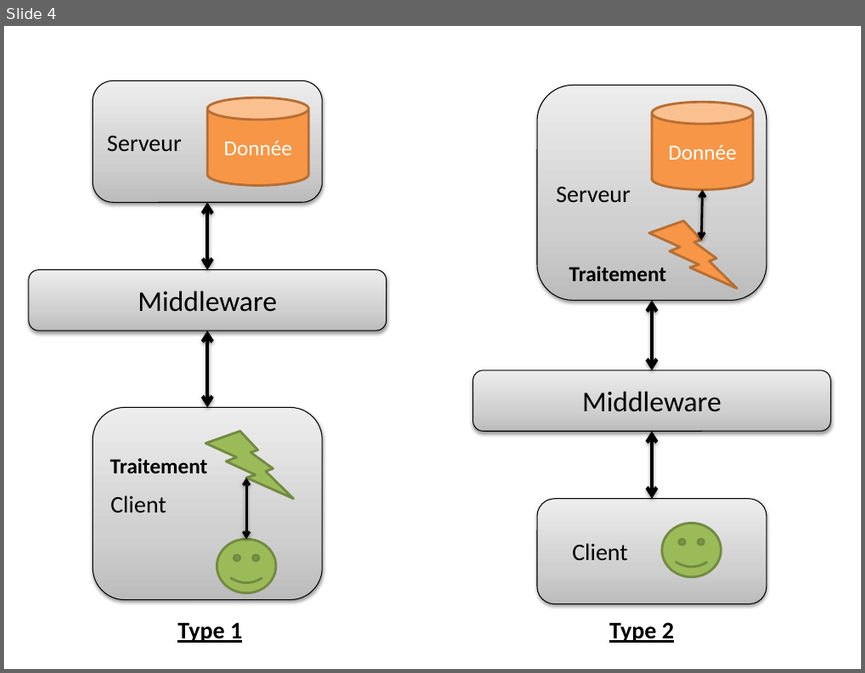
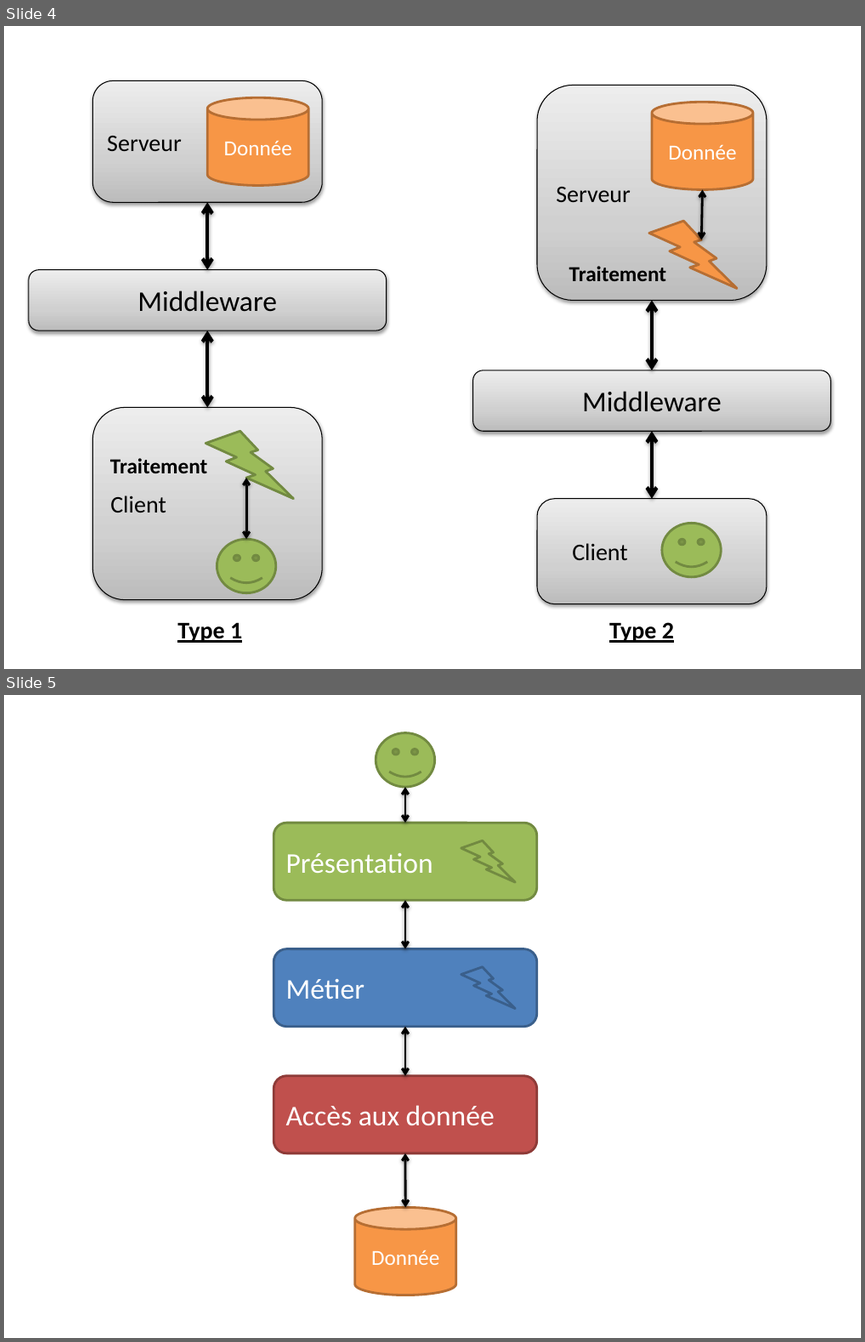
Before and after one commit to dduportal/dduportal.github.io, a slide deck: cours/ensg-asi-2014/src/raws/img_gen.pptx. Shown one above the other, each under a label of ours: slide 4 before the commit, slides 4 and 5 after it. The pictures are 865x673 and 865x1342 pixels, drawn with LibreOffice and Linux fonts; fonts in the diff are those of the drawing. Boxes give left, top, right and bottom in pixels: in the first picture for what was removed or moved away, otherwise in the second. Text is boxed around its words. In the diff, an @@ line names an element or a change of style, - is before the commit and + after.

Commit message:
[ENSG ASI 2014] Reorg

```diff
--- a/cours/ensg-asi-2014/src/raws/img_gen.pptx
+++ b/cours/ensg-asi-2014/src/raws/img_gen.pptx
@@ slide 5 added at box(4, 695, 861, 1338), background #FFFFFF @@
@@ smiley face added at box(375, 732, 435, 787), fill #9BBB59, outline #738A42 2 pt @@
@@ double arrow added from (405, 787) to (405, 823), #000000 2 pt @@
@@ rounded rectangle added at box(274, 823, 537, 900), fill #9BBB59, outline #738A42 2 pt, 24 pt, text #FFFFFF @@
+Présentation
@@ lightning bolt added at box(460, 840, 515, 882), fill #9BBB59, outline #738A42 2 pt @@
@@ double arrow added from (405, 900) to (405, 948), #000000 2 pt @@
@@ rounded rectangle added at box(274, 948, 537, 1026), fill #4F81BD, outline #3A5F8C 2 pt, 24 pt, text #FFFFFF @@
+Métier
@@ lightning bolt added at box(460, 967, 515, 1008), fill #4F81BD, outline #3A5F8C 2 pt @@
@@ double arrow added from (405, 1027) to (405, 1076), #000000 2 pt @@
@@ rounded rectangle added at box(274, 1076, 537, 1152), fill #C0504D, outline #8E3B39 2 pt, 24 pt, text #FFFFFF @@
+Accès aux donnée
@@ double arrow added from (405, 1153) to (406, 1208), #000000 2 pt @@
@@ cylinder added at box(354, 1208, 455, 1295), fill #F79646, outline #B76F34 2 pt, 18 pt, text #FFFFFF @@
+Donnée
```
